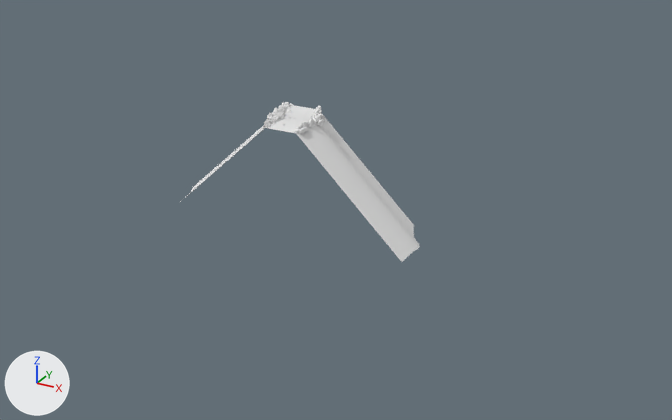
Renders of the OBJ model VektoriaApp/models/RoadTiles/RoadTiles_Curve_UpDown/RoadTiles_Curve_L_Down/RoadTile_Curve_L_Down0.obj from each side of a commit.
Camera for both pictures: a 50 mm lens placed at (1317.0, -2226.0, 835.0), pointed at (85.0, 13.0, -285.0). The lights are fixed; the arrows at lower left show +X, +Y and +Z. Where no turn or scale is listed for an object, it has been applied to the vertices. Vertices at the same position are counted once.

Script lines for the objects in view, before the commit:
```python
me_rocks_lowpoly1_cube_011 = bpy.data.meshes.new('Rocks_LowPoly1_Cube.011')
me_rocks_lowpoly1_cube_011.from_pydata(...)  # 4635 vertices, 9072 faces, 5 loose edges; spans x -497.0..380.0, y -150.0..150.0, z -345.0..22.0
# faces by material slot: [9028, 44]
me_rocks_lowpoly1_cube_011.materials.append(mat_rocks_015)  # white #e7e7e7
me_rocks_lowpoly1_cube_011.materials.append(mat_road_024)  # white #e7e7e7
# before: 4601 (380.0, -123.0, -315.0) at pixel (406, 258), 4602 (380.0, -95.0, -315.0) at pixel (410, 254), 4603 (380.0, -68.0, -317.0) at pixel (414, 251), 4604 (380.0, -41.0, -321.0) at pixel (418, 248), 4605 (336.0, 41.0, -339.0) at pixel (415, 240)
# before: 4606 (318.0, 68.0, -343.0) at pixel (413, 236), 4607 (305.0, 95.0, -345.0) at pixel (413, 233), 4608 (292.0, 123.0, -345.0) at pixel (413, 228), 4609 (373.0, -14.0, -327.0) at pixel (419, 246), 4610 (358.0, 14.0, -333.0) at pixel (419, 243)
# before: 4611 (280.0, 150.0, -345.0) at pixel (413, 224), 4612 (380.0, -150.0, -315.0) at pixel (401, 262)
# before: 4615 (-410.0, -95.0, -315.0) at pixel (181, 200), 4618 (-456.0, 14.0, -333.0) at pixel (190, 191), 4620 (-416.0, -68.0, -317.0) at pixel (184, 197)
ob_rocks_lowpoly1_cube_011 = bpy.data.objects.new('Rocks_LowPoly1_Cube.011', me_rocks_lowpoly1_cube_011)
ob_rocks_lowpoly1_cube_011.location = (0.0, 0.0, 0.0)
```
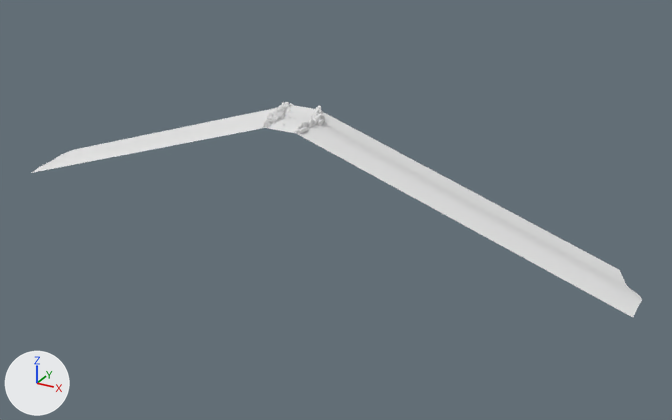
The change, as a diff of the scene's bpy script:
```diff
--- a/VektoriaApp/models/RoadTiles/RoadTiles_Curve_UpDown/RoadTiles_Curve_L_Down/RoadTile_Curve_L_Down0.obj.py
+++ b/VektoriaApp/models/RoadTiles/RoadTiles_Curve_UpDown/RoadTiles_Curve_L_Down/RoadTile_Curve_L_Down0.obj.py
@@ me_rocks_lowpoly1_cube_011 @@
 me_rocks_lowpoly1_cube_011.from_pydata(...)  # 4635 vertices, 9072 faces, 5 loose edges; spans x -497.0..380.0, y -150.0..150.0, z -345.0..22.0
 # used by ob_rocks_lowpoly1_cube_011; location = (0.0, 0.0, 0.0)
-me_rocks_lowpoly1_cube_011.vertices[4613].co = (-497.0, 123.0, -345.0)  # pixel (200, 181)
-me_rocks_lowpoly1_cube_011.vertices[4614].co = (-497.0, 95.0, -345.0)  # pixel (195, 184)
-me_rocks_lowpoly1_cube_011.vertices[4616].co = (-403.0, -123.0, -315.0)
-me_rocks_lowpoly1_cube_011.vertices[4617].co = (-473.0, 41.0, -339.0)  # pixel (191, 189)
-me_rocks_lowpoly1_cube_011.vertices[4619].co = (-488.0, 68.0, -343.0)  # pixel (193, 187)
-me_rocks_lowpoly1_cube_011.vertices[4621].co = (-425.0, -41.0, -321.0)  # pixel (187, 195)
-me_rocks_lowpoly1_cube_011.vertices[4622].co = (-441.0, -14.0, -327.0)  # pixel (189, 193)
-me_rocks_lowpoly1_cube_011.vertices[4623].co = (-497.0, 150.0, -345.0)  # pixel (205, 179)
-me_rocks_lowpoly1_cube_011.vertices[4624].co = (-397.0, -150.0, -315.0)
+# me_rocks_lowpoly1_cube_011 part 1
+for i in [*range(4602, 4606), 4609, 4610]: me_rocks_lowpoly1_cube_011.vertices[i].co += Vector((618.0, 0.0, 0.0))
+for i in [4601, 4606, 4607]: me_rocks_lowpoly1_cube_011.vertices[i].co += Vector((619.0, 0.0, 0.0))
+for i in [4608, 4611, 4612]: me_rocks_lowpoly1_cube_011.vertices[i].co += Vector((620.0, 0.0, 0.0))
+# me_rocks_lowpoly1_cube_011 part 2
+for i in [4615, 4618, 4620]: me_rocks_lowpoly1_cube_011.vertices[i].co += Vector((-608.0, 0.0, 0.0))
+me_rocks_lowpoly1_cube_011.vertices[4613].co = (-1101.0, 123.0, -345.0)  # pixel (67, 152)
+me_rocks_lowpoly1_cube_011.vertices[4614].co = (-1102.0, 95.0, -345.0)  # pixel (61, 154)
+me_rocks_lowpoly1_cube_011.vertices[4616].co = (-1009.0, -123.0, -315.0)  # pixel (34, 170)
+me_rocks_lowpoly1_cube_011.vertices[4617].co = (-1080.0, 41.0, -339.0)  # pixel (55, 158)
+me_rocks_lowpoly1_cube_011.vertices[4619].co = (-1094.0, 68.0, -343.0)  # pixel (57, 156)
+me_rocks_lowpoly1_cube_011.vertices[4621].co = (-1034.0, -41.0, -321.0)  # pixel (47, 162)
+me_rocks_lowpoly1_cube_011.vertices[4622].co = (-1049.0, -14.0, -327.0)  # pixel (49, 161)
+me_rocks_lowpoly1_cube_011.vertices[4623].co = (-1100.0, 150.0, -345.0)  # pixel (72, 149)
+me_rocks_lowpoly1_cube_011.vertices[4624].co = (-1001.0, -150.0, -315.0)  # pixel (30, 172)
 me_rocks_lowpoly1_cube_011.materials.append(mat_rocks_015)
```

Boxes [x1, y1, x2, y2] around the edits, measured in the pictures (672 x 420 px; the box of a moved part takes in the faces that stretch with it):
'Rocks_LowPoly1_Cube.011', reshaped (154% wider, 34% taller)
    before: [180, 102, 420, 262]
    after: [31, 102, 642, 317]
part 1 of me_rocks_lowpoly1_cube_011, moved or reshaped
    before: [296, 113, 420, 262]
    after: [296, 112, 642, 317]
part 2 of me_rocks_lowpoly1_cube_011, moved or reshaped
    before: [180, 125, 266, 202]
    after: [31, 108, 274, 173]
